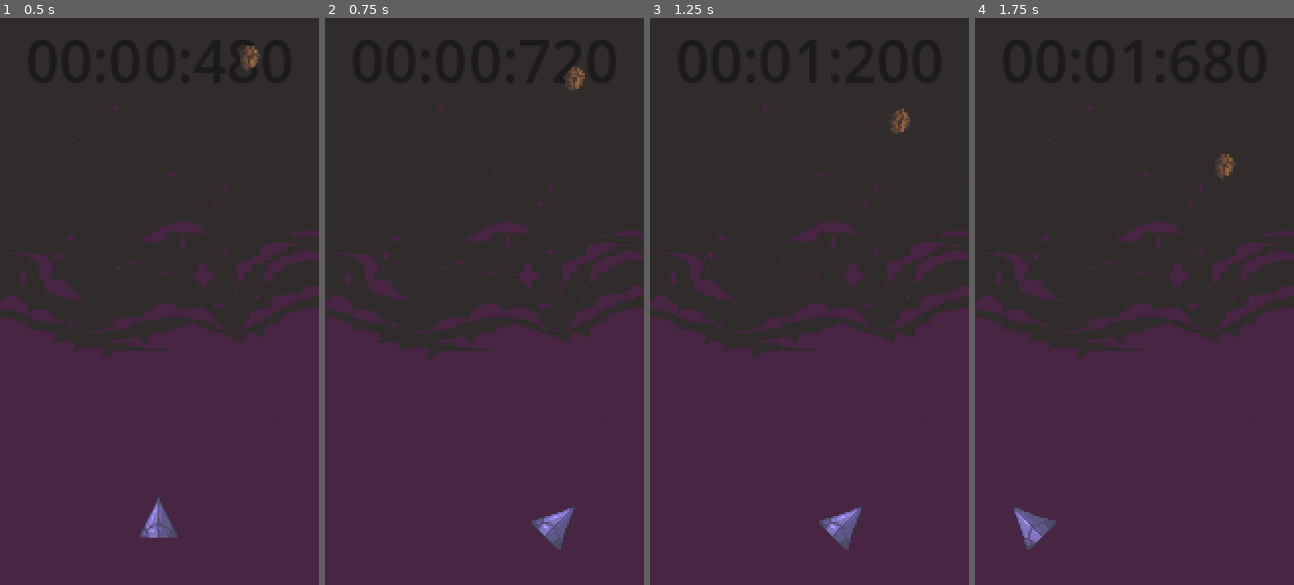
Above: before the commit, frames 1-4 (left to right).
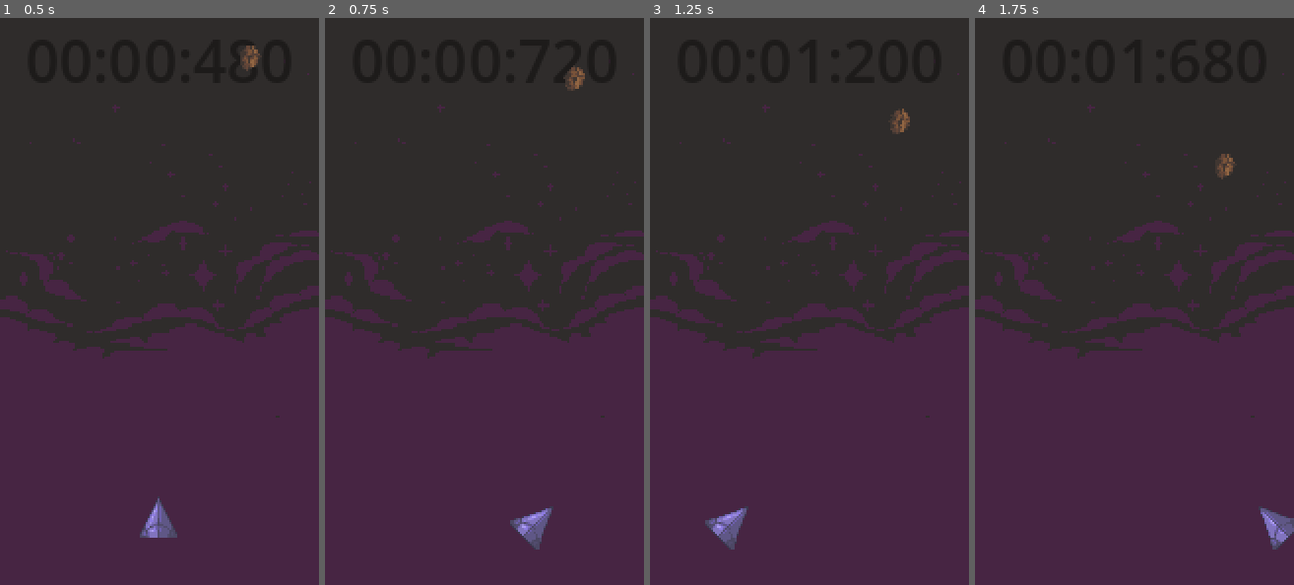
Above: after the commit, the same moments.

Repository: Dokkae6949/MidAir
Game: Godot game, scene res://scenes/main.tscn
The game is run twice, just before and just after one commit, with the same random seed, the same clock (stepped at 60 frames per second) and the same inputs.
Inputs:
- Up to frame 1 (0.5 s): no input
- Up to frame 2 (0.75 s): hold D (player_move_right) from 0.53 s (still down)
- Up to frame 3 (1.25 s): keep holding D (player_move_right); tap Space at 0.77 s
- Up to frame 4 (1.75 s): release D (player_move_right) at 1.28 s; hold A (player_move_left) from 1.28 s (still down); tap Space at 1.52 s

Frame 1 is identical in both runs. In frame 2, 0.8% of the frame differs, in the area x 58-78%, y 86-94%; in frame 3, 0.9%, in the area x 17-67%, y 86-94%; in frame 4, 0.9%.

Commit message:
Adjust player speed

Diff:
--- a/scenes/player.tscn
+++ b/scenes/player.tscn
@@ -57,10 +57,7 @@
 [node name="Player" type="Area2D"]
 script = ExtResource("1_lnyua")
 rotated_textures = Array[ExtResource("2_uvptb")]([SubResource("Resource_kdtbi"), SubResource("Resource_m4grk"), SubResource("Resource_xr6r6"), SubResource("Resource_0oq1q"), SubResource("Resource_pmbh5")])
-max_rotation_degrees = null
-rotation_speed = null
-movement_speed = null
-allow_rotation_reset = null
+movement_speed = 200.0
 
 [node name="CollisionPolygon2D" type="CollisionPolygon2D" parent="."]
 polygon = PackedVector2Array(-10, 5, 9, 5, 0, -16, -10, 5)
